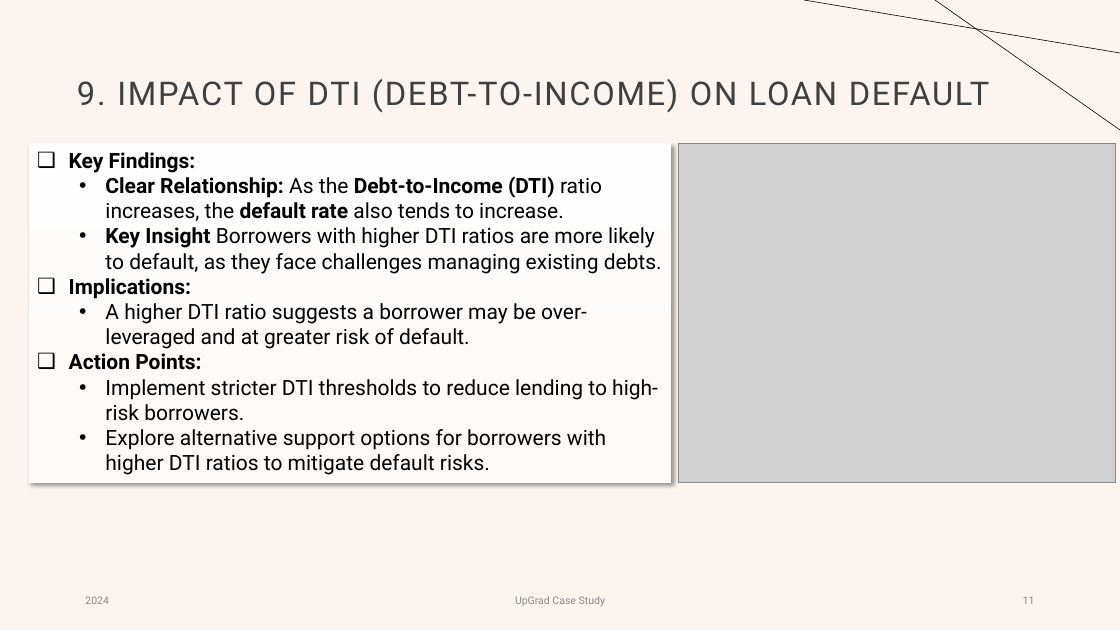
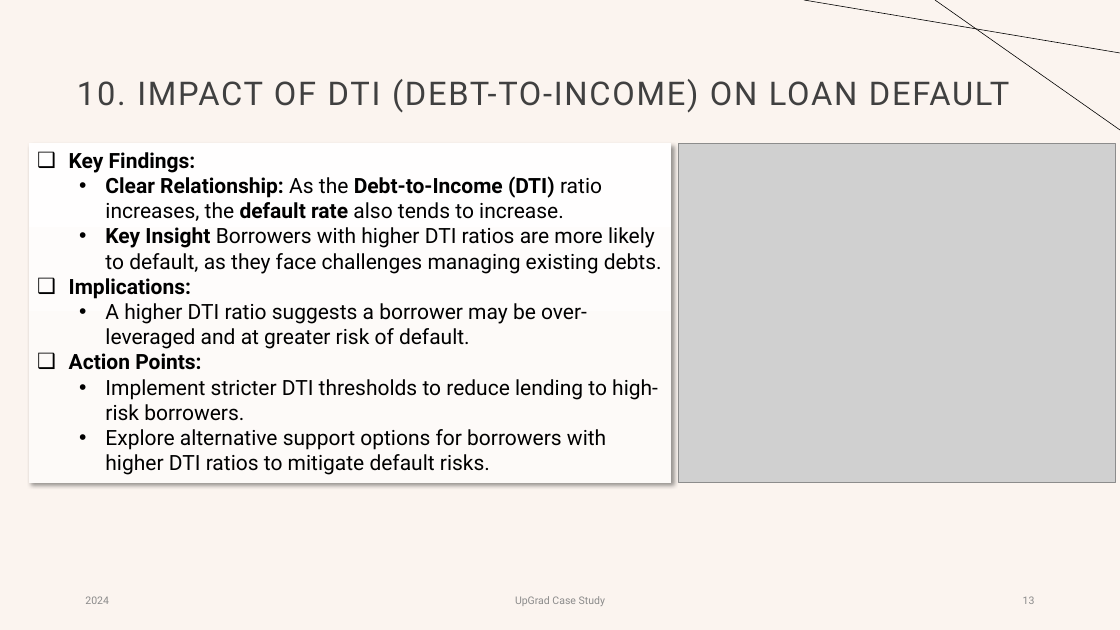
Before and after one commit to gowthambavireddy/LendingClubPratice, a slide deck: slide 13 of Lending Club Case study.pptx (slide 11 before the commit). Drawn at 1120x630 pixels with LibreOffice and Linux fonts; fonts in the diff are those of the drawing; grey boxes stand for pictures. Boxes give left, top, right and bottom in pixels: in the first picture for what was removed or moved away, otherwise in the second. Text is boxed around its words. In the diff, an @@ line names an element or a change of style, - is before the commit and + after.

```diff
--- a/Lending Club Case study.pptx
+++ b/Lending Club Case study.pptx
@@ title at (x1=77, y1=79, x2=1010, y2=113): text changed @@
-9. IMPACT OF DTI (DEBT-TO-INCOME) ON LOAN DEFAULT
+10. IMPACT OF DTI (DEBT-TO-INCOME) ON LOAN DEFAULT
@@ page number at (x1=1023, y1=596, x2=1035, y2=604): text changed @@
-11
+13
```
Also in this commit, not shown: 9 other slides changed, 6 slides added.
